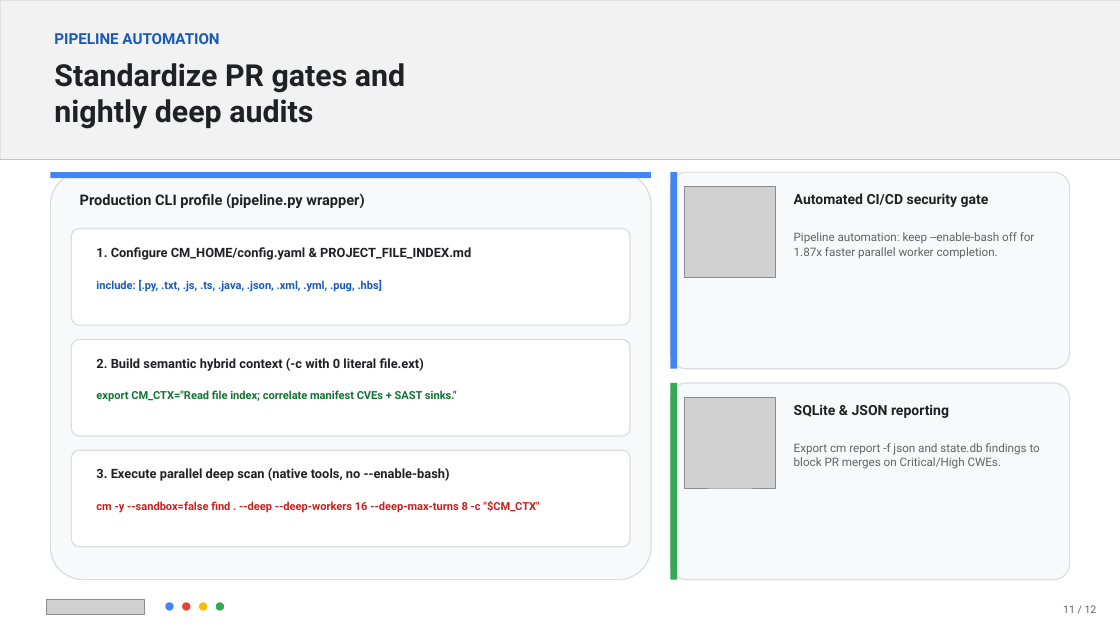
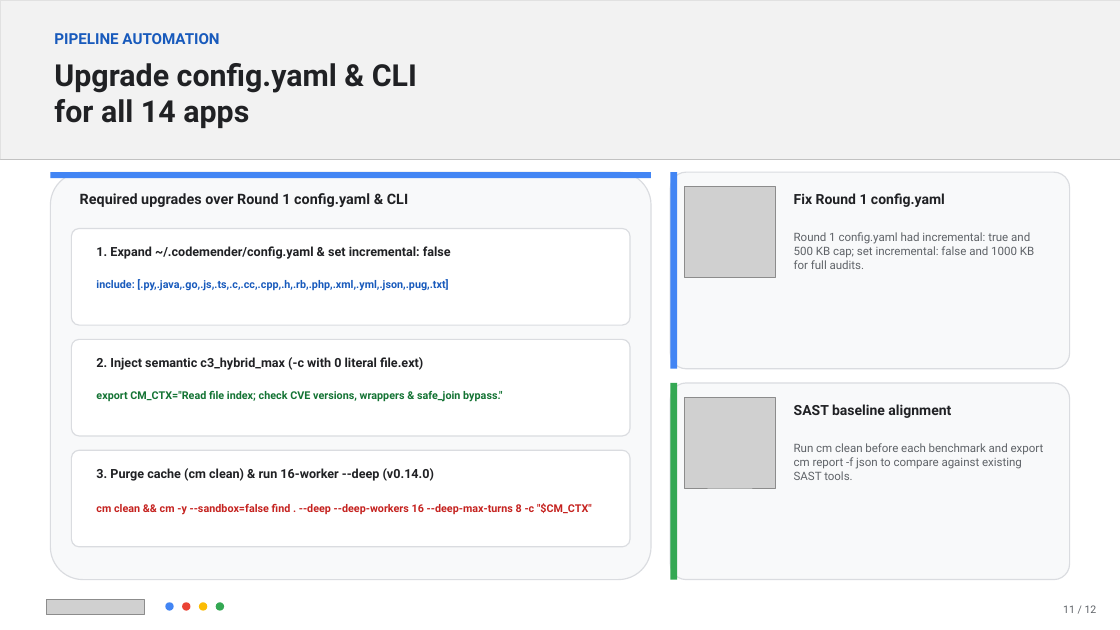
Before and after one commit to FrankieCheng/codemender-test, a slide deck: slide 11 of docs/CodeMender_Best_Practices_Deck.pptx. Drawn at 1120x630 pixels with LibreOffice and Linux fonts; fonts in the diff are those of the drawing; grey boxes stand for pictures. Boxes give left, top, right and bottom in pixels: in the first picture for what was removed or moved away, otherwise in the second. Text is boxed around its words. In the diff, an @@ line names an element or a change of style, - is before the commit and + after.

```diff
--- a/docs/CodeMender_Best_Practices_Deck.pptx
+++ b/docs/CodeMender_Best_Practices_Deck.pptx
@@ text at box(54, 63, 417, 128): text changed @@
-Standardize PR gates and nightly deep audits
+Upgrade config.yaml & CLI for all 14 apps
@@ text at box(80, 193, 408, 207): text changed; size 12.5 to 12.3 pt @@
-Production CLI profile (pipeline.py wrapper)
+Required upgrades over Round 1 config.yaml & CLI
@@ text at box(794, 193, 945, 207): text changed @@
-Automated CI/CD security gate
+Fix Round 1 config.yaml
@@ text at box(794, 232, 1034, 269): text changed; size 10 to 9.9 pt @@
-Pipeline automation: keep --enable-bash off for 1.87x faster parallel worker completion.
+Round 1 config.yaml had incremental: true and 500 KB cap; set incremental: false and 1000 KB for full audits.
@@ text at box(96, 246, 451, 259): text changed; size 11 to 10.8 pt @@
-1. Configure CM_HOME/config.yaml & PROJECT_FILE_INDEX.md
+1. Expand ~/.codemender/config.yaml & set incremental: false
@@ text at box(96, 279, 878, 469): text changed; size 9.5 to 9.2 pt @@
-include: [.py, .txt, .js, .ts, .java, .json, .xml, .yml, .pug, .hbs]
+include: [.py,.java,.go,.js,.ts,.c,.cc,.cpp,.h,.rb,.php,.xml,.yml,.json,.pug,.txt]
@@ text at box(96, 357, 423, 370): text changed; size 11 to 10.8 pt @@
-2. Build semantic hybrid context (-c with 0 literal file.ext)
+2. Inject semantic c3_hybrid_max (-c with 0 literal file.ext)
@@ text at box(96, 391, 502, 402): text changed; size 9.5 to 9.2 pt @@
-export CM_CTX="Read file index; correlate manifest CVEs + SAST sinks."
+export CM_CTX="Read file index; check CVE versions, wrappers & safe_join bypass."
@@ text at box(794, 404, 951, 418): text changed @@
-SQLite & JSON reporting
+SAST baseline alignment
@@ text at box(794, 443, 1044, 480): text changed; size 10 to 9.9 pt @@
-Export cm report -f json and state.db findings to block PR merges on Critical/High CWEs.
+Run cm clean before each benchmark and export cm report -f json to compare against existing SAST tools.
@@ text at box(96, 468, 434, 481): text changed; size 11 to 10.8 pt @@
-3. Execute parallel deep scan (native tools, no --enable-bash)
+3. Purge cache (cm clean) & run 16-worker --deep (v0.14.0)
@@ text at box(96, 503, 592, 515): text changed; size 9.5 to 9.2 pt @@
-cm -y --sandbox=false find . --deep --deep-workers 16 --deep-max-turns 8 -c "$CM_CTX"
+cm clean && cm -y --sandbox=false find . --deep --deep-workers 16 --deep-max-turns 8 -c "$CM_CTX"
```
Also in this commit, not shown: 10 other slides changed, 1 slide added, 1 slide removed, 1 other file.
